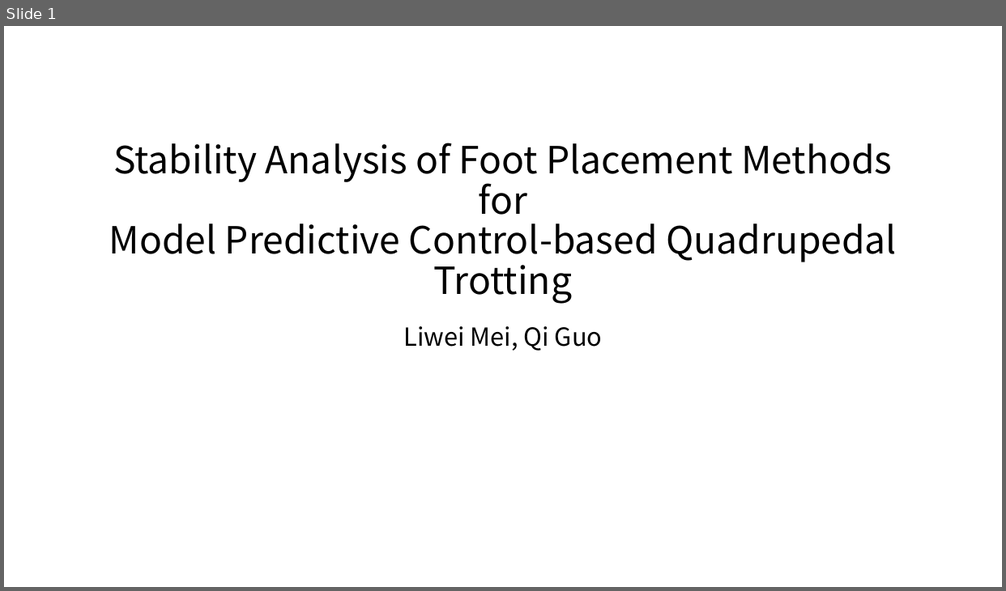
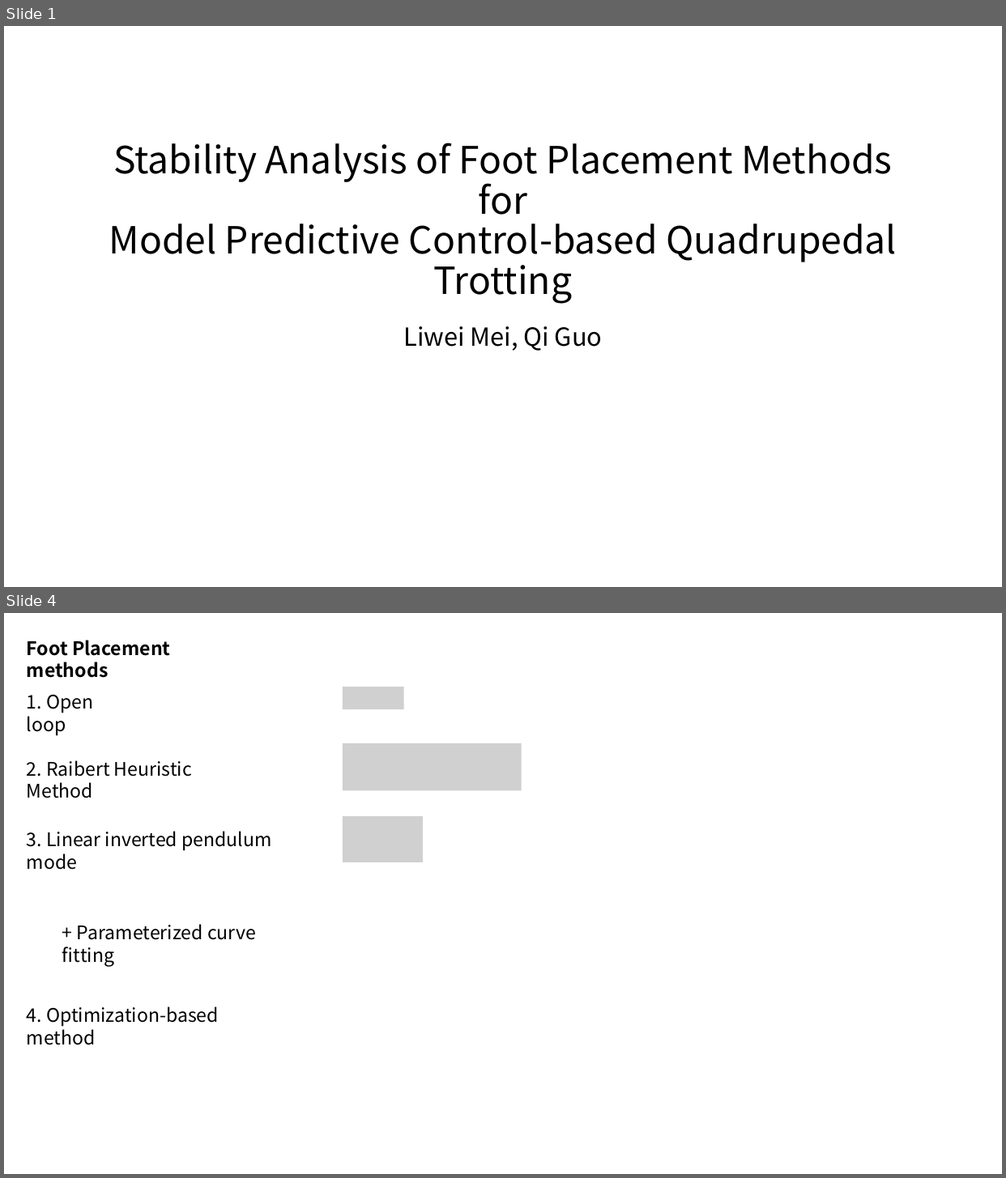
Before and after one commit to Meilili031010/locomotion-dynamics, a slide deck: pre.pptx. Shown one above the other, each under a label of ours: slide 1 before the commit, slides 1 and 4 after it; the slides between them are not shown. The pictures are 1006x591 and 1006x1178 pixels, drawn with LibreOffice and Linux fonts; fonts in the diff are those of the drawing; grey boxes stand for pictures. Boxes give left, top, right and bottom in pixels: in the first picture for what was removed or moved away, otherwise in the second. Text is boxed around its words. In the diff, an @@ line names an element or a change of style, - is before the commit and + after.

```diff
--- a/pre.pptx
+++ b/pre.pptx
@@ slide 4 added at (4, 613, 1002, 1174), background #FFFFFF @@
@@ text added at (27, 640, 170, 678), 18 pt, text #000000, bold @@
+Foot Placement methods
@@ text added at (27, 694, 93, 735), 18 pt, text #000000 @@
+1. Open loop
@@ picture added at (343, 687, 404, 709) @@
@@ picture added at (343, 743, 522, 790) @@
@@ text added at (27, 760, 192, 798), 18 pt, text #000000 @@
+2. Raibert Heuristic Method
@@ text added at (27, 831, 271, 870), 18 pt, text #000000 @@
+3. Linear inverted pendulum mode
@@ picture added at (343, 816, 423, 862) @@
@@ text added at (62, 924, 256, 967), 18 pt, text #000000 @@
++ Parameterized curve fitting
@@ text added at (27, 1007, 219, 1046), 18 pt, text #000000 @@
+4. Optimization-based method
```
Also in this commit, not shown: 6 other slides added, 1 slide removed.
